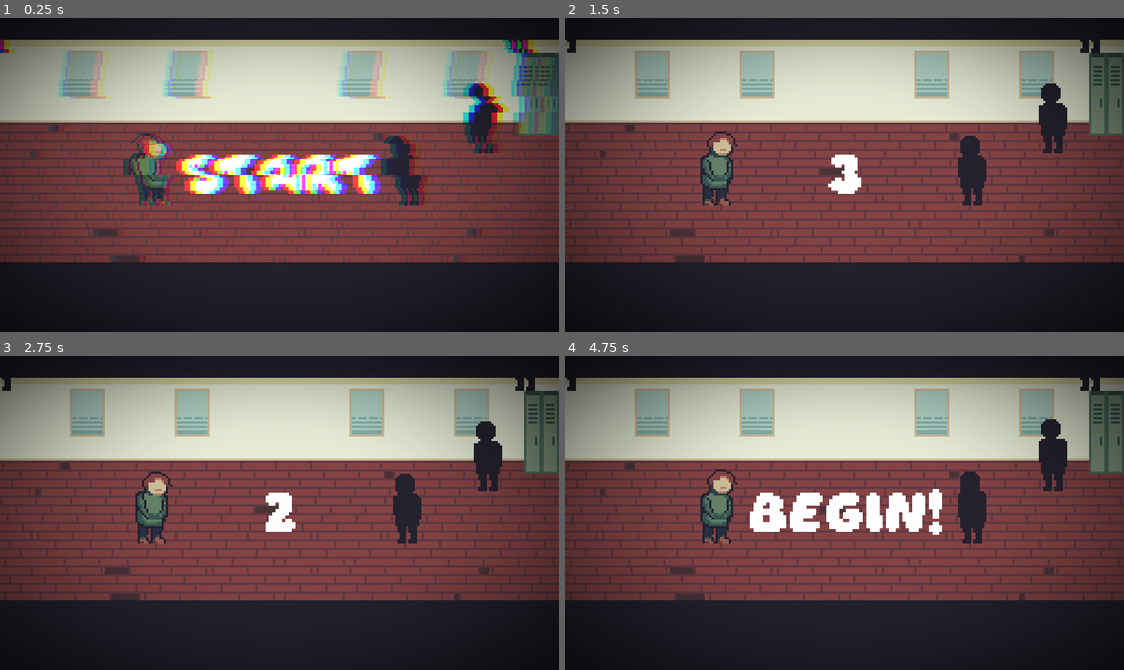
Above: before the commit, frames 1-4 (two rows, left to right).
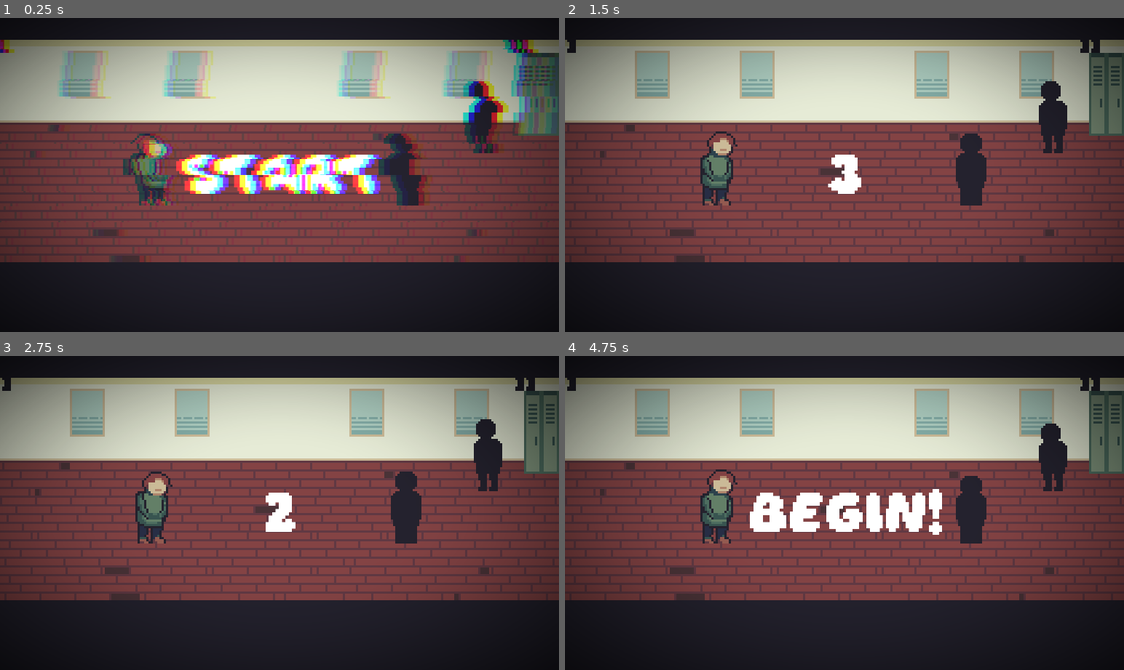
Above: after the commit, the same moments.

Repository: erik-lance/Simons-Day
Game: Godot game, scene res://scenes/freeplay.tscn
Same seed, same stepped clock (60 frames per second), same inputs: the game is played once before the commit and once after it. This scene is started directly instead of the project's main scene.
Inputs:
- Up to frame 1 (0.25 s): no input
- Up to frame 2 (1.5 s): tap Enter at 0.5 s; tap Space (next_dialogue) at 0.6, 1.35 s
- Up to frame 3 (2.75 s): tap Space (next_dialogue) at 2.1 s
- Up to frame 4 (4.75 s): tap Space (next_dialogue) at 2.85, 3.6, 4.35 s

The runs differ from the first frame. In frame 1, 0.5% of the frame differs, in the area x 67-92%, y 20-60%; in frame 2, 0.2%; in frame 3, 0.2%; in frame 4, 0.3%.
Error in both runs: Invalid call. Nonexistent function 'set_target' in base 'Node2D (opponent.gd)'. (res://assets/scripts/freeplay.gd:31)

Commit message:
Added animationplayer for walking, changed spritename to orig name for  referencing purposes

Diff:
--- a/scenes/actors/flynn.tscn
+++ b/scenes/actors/flynn.tscn
@@ -86,7 +86,7 @@
 [sub_resource type="Animation" id=24]
 resource_name = "idle"
 tracks/0/type = "value"
-tracks/0/path = NodePath("AnimatedSprite:flip_h")
+tracks/0/path = NodePath("Flynn:flip_h")
 tracks/0/interp = 1
 tracks/0/loop_wrap = true
 tracks/0/imported = false
@@ -114,7 +114,7 @@
 resource_name = "walk_away"
 length = 5.0
 tracks/0/type = "value"
-tracks/0/path = NodePath("AnimatedSprite:animation")
+tracks/0/path = NodePath("Flynn:animation")
 tracks/0/interp = 1
 tracks/0/loop_wrap = true
 tracks/0/imported = false
@@ -138,7 +138,7 @@
 "values": [ Vector2( 186, 70 ), Vector2( 186, 60 ), Vector2( 186, 60 ), Vector2( -16, 60 ) ]
 }
 tracks/2/type = "value"
-tracks/2/path = NodePath("AnimatedSprite:flip_h")
+tracks/2/path = NodePath("Flynn:flip_h")
 tracks/2/interp = 1
 tracks/2/loop_wrap = true
 tracks/2/imported = false
@@ -152,10 +152,10 @@
 
 [node name="Flynn" type="Node2D"]
 
-[node name="AnimatedSprite" type="AnimatedSprite" parent="."]
+[node name="Flynn" type="AnimatedSprite" parent="."]
 frames = SubResource( 13 )
 animation = "idle"
-frame = 2
+frame = 3
 playing = true
 __meta__ = {
 "_edit_lock_": true
@@ -165,7 +165,7 @@
 visible = false
 position = Vector2( 0, -12 )
 frames = SubResource( 23 )
-frame = 2
+frame = 3
 playing = true
 
 [node name="AnimationPlayer" type="AnimationPlayer" parent="."]
--- /dev/null
+++ b/scenes/actors/laura.tscn
@@ -0,0 +1,170 @@
+[gd_scene load_steps=17 format=2]
+
+[ext_resource path="res://assets/sprites/laura/laura.png" type="Texture" id=1]
+[ext_resource path="res://assets/sprites/laura/laura_idle.png" type="Texture" id=2]
+[ext_resource path="res://assets/sprites/laura/laura_impress.png" type="Texture" id=3]
+
+[sub_resource type="AtlasTexture" id=2]
+atlas = ExtResource( 2 )
+region = Rect2( 0, 0, 64, 64 )
+
+[sub_resource type="AtlasTexture" id=3]
+atlas = ExtResource( 2 )
+region = Rect2( 64, 0, 64, 64 )
+
+[sub_resource type="AtlasTexture" id=4]
+atlas = ExtResource( 2 )
+region = Rect2( 128, 0, 64, 64 )
+
+[sub_resource type="AtlasTexture" id=5]
+atlas = ExtResource( 2 )
+region = Rect2( 192, 0, 64, 64 )
+
+[sub_resource type="AtlasTexture" id=6]
+atlas = ExtResource( 3 )
+region = Rect2( 0, 0, 64, 64 )
+
+[sub_resource type="AtlasTexture" id=7]
+atlas = ExtResource( 3 )
+region = Rect2( 64, 0, 64, 64 )
+
+[sub_resource type="AtlasTexture" id=8]
+atlas = ExtResource( 3 )
+region = Rect2( 128, 0, 64, 64 )
+
+[sub_resource type="AtlasTexture" id=9]
+atlas = ExtResource( 3 )
+region = Rect2( 0, 64, 64, 64 )
+
+[sub_resource type="AtlasTexture" id=10]
+atlas = ExtResource( 3 )
+region = Rect2( 64, 64, 64, 64 )
+
+[sub_resource type="AtlasTexture" id=11]
+atlas = ExtResource( 3 )
+region = Rect2( 128, 64, 64, 64 )
+
+[sub_resource type="SpriteFrames" id=1]
+animations = [ {
+"frames": [ ExtResource( 1 ) ],
+"loop": true,
+"name": "default",
+"speed": 5.0
+}, {
+"frames": [ SubResource( 2 ), SubResource( 3 ), SubResource( 4 ), SubResource( 5 ) ],
+"loop": true,
+"name": "idle",
+"speed": 5.0
+}, {
+"frames": [ SubResource( 6 ), SubResource( 7 ), SubResource( 8 ), SubResource( 9 ), SubResource( 10 ), SubResource( 11 ) ],
+"loop": true,
+"name": "impress",
+"speed": 5.0
+} ]
+
+[sub_resource type="Animation" id=12]
+resource_name = "idle"
+length = 0.1
+tracks/0/type = "value"
+tracks/0/path = NodePath("Laura:animation")
+tracks/0/interp = 1
+tracks/0/loop_wrap = true
+tracks/0/imported = false
+tracks/0/enabled = true
+tracks/0/keys = {
+"times": PoolRealArray( 0 ),
+"transitions": PoolRealArray( 1 ),
+"update": 1,
+"values": [ "idle" ]
+}
+tracks/1/type = "value"
+tracks/1/path = NodePath("Laura:playing")
+tracks/1/interp = 1
+tracks/1/loop_wrap = true
+tracks/1/imported = false
+tracks/1/enabled = true
+tracks/1/keys = {
+"times": PoolRealArray( 0 ),
+"transitions": PoolRealArray( 1 ),
+"update": 1,
+"values": [ true ]
+}
+tracks/2/type = "value"
+tracks/2/path = NodePath("Laura:modulate")
+tracks/2/interp = 1
+tracks/2/loop_wrap = true
+tracks/2/imported = false
+tracks/2/enabled = true
+tracks/2/keys = {
+"times": PoolRealArray( 0 ),
+"transitions": PoolRealArray( 1 ),
+"update": 0,
+"values": [ Color( 1, 1, 1, 1 ) ]
+}
+
+[sub_resource type="Animation" id=13]
+resource_name = "walk_away"
+length = 5.0
+tracks/0/type = "value"
+tracks/0/path = NodePath("Laura:animation")
+tracks/0/interp = 1
+tracks/0/loop_wrap = true
+tracks/0/imported = false
+tracks/0/enabled = true
+tracks/0/keys = {
+"times": PoolRealArray( 0 ),
+"transitions": PoolRealArray( 1 ),
+"update": 1,
+"values": [ "impress" ]
+}
+tracks/1/type = "value"
+tracks/1/path = NodePath("Laura:modulate")
+tracks/1/interp = 1
+tracks/1/loop_wrap = true
+tracks/1/imported = false
+tracks/1/enabled = true
+tracks/1/keys = {
+"times": PoolRealArray( 0, 0.7, 0.9 ),
+"transitions": PoolRealArray( 1, 1, 1 ),
+"update": 0,
+"values": [ Color( 1, 1, 1, 1 ), Color( 1, 1, 1, 1 ), Color( 1, 1, 1, 0 ) ]
+}
+tracks/2/type = "value"
+tracks/2/path = NodePath("Laura:playing")
+tracks/2/interp = 1
+tracks/2/loop_wrap = true
+tracks/2/imported = false
+tracks/2/enabled = true
+tracks/2/keys = {
+"times": PoolRealArray( 0, 0.6 ),
+"transitions": PoolRealArray( 1, 1 ),
+"update": 1,
+"values": [ true, false ]
+}
+tracks/3/type = "value"
+tracks/3/path = NodePath("Laura:frames")
+tracks/3/interp = 1
+tracks/3/loop_wrap = true
+tracks/3/imported = false
+tracks/3/enabled = true
+tracks/3/keys = {
+"times": PoolRealArray( 0, 0.1, 0.2, 0.3, 0.4, 0.5, 0.6 ),
+"transitions": PoolRealArray( 1, 1, 1, 1, 1, 1, 1 ),
+"update": 1,
+"values": [ SubResource( 1 ), SubResource( 1 ), SubResource( 1 ), SubResource( 1 ), SubResource( 1 ), SubResource( 1 ), SubResource( 1 ) ]
+}
+
+[node name="Laura" type="Node2D"]
+
+[node name="Laura" type="AnimatedSprite" parent="."]
+frames = SubResource( 1 )
+animation = "idle"
+frame = 1
+playing = true
+__meta__ = {
+"_edit_lock_": true
+}
+
+[node name="AnimationPlayer" type="AnimationPlayer" parent="."]
+anims/idle = SubResource( 12 )
+anims/walk_away = SubResource( 13 )
--- a/scenes/actors/unknown.tscn
+++ b/scenes/actors/unknown.tscn
@@ -103,7 +103,7 @@
 [sub_resource type="Animation" id=20]
 resource_name = "idle"
 tracks/0/type = "value"
-tracks/0/path = NodePath("AnimatedSprite:animation")
+tracks/0/path = NodePath("Unknown:animation")
 tracks/0/interp = 1
 tracks/0/loop_wrap = true
 tracks/0/imported = false
@@ -119,7 +119,7 @@
 resource_name = "walk_away"
 length = 5.0
 tracks/0/type = "value"
-tracks/0/path = NodePath("AnimatedSprite:animation")
+tracks/0/path = NodePath("Unknown:animation")
 tracks/0/interp = 1
 tracks/0/loop_wrap = true
 tracks/0/imported = false
@@ -145,10 +145,10 @@
 
 [node name="Unknown" type="Node2D"]
 
-[node name="AnimatedSprite" type="AnimatedSprite" parent="."]
+[node name="Unknown" type="AnimatedSprite" parent="."]
 frames = SubResource( 13 )
 animation = "idle"
-frame = 5
+frame = 4
 playing = true
 
 [node name="AnimationPlayer" type="AnimationPlayer" parent="."]
